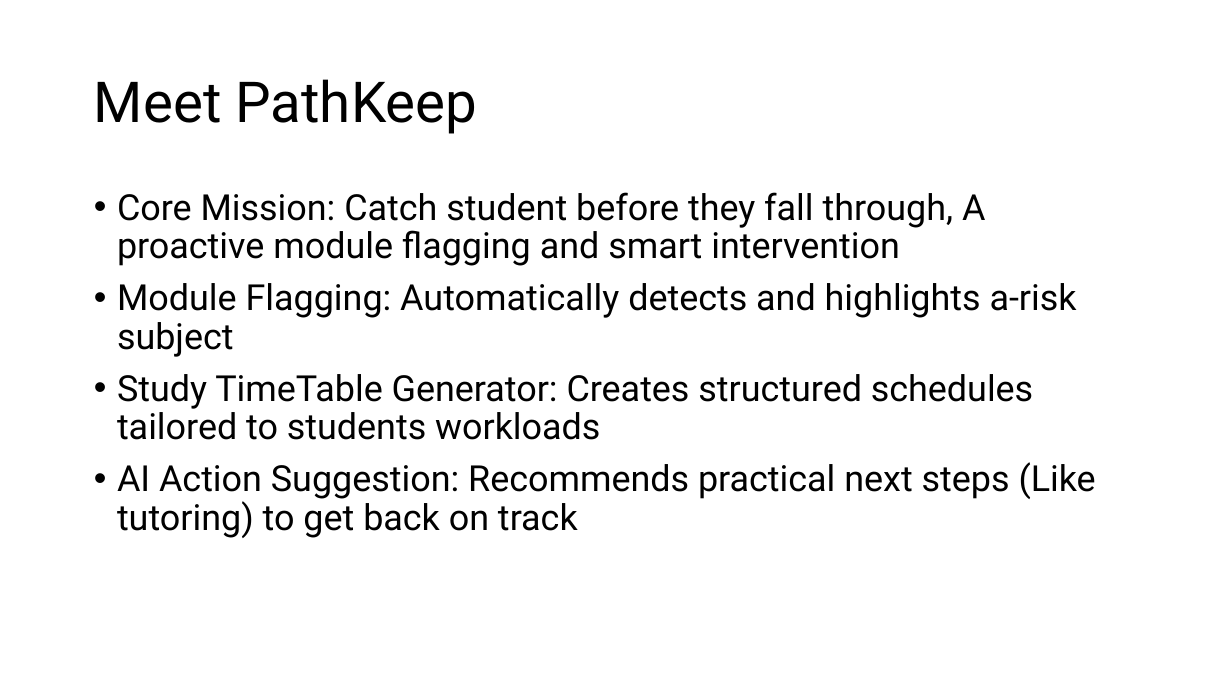
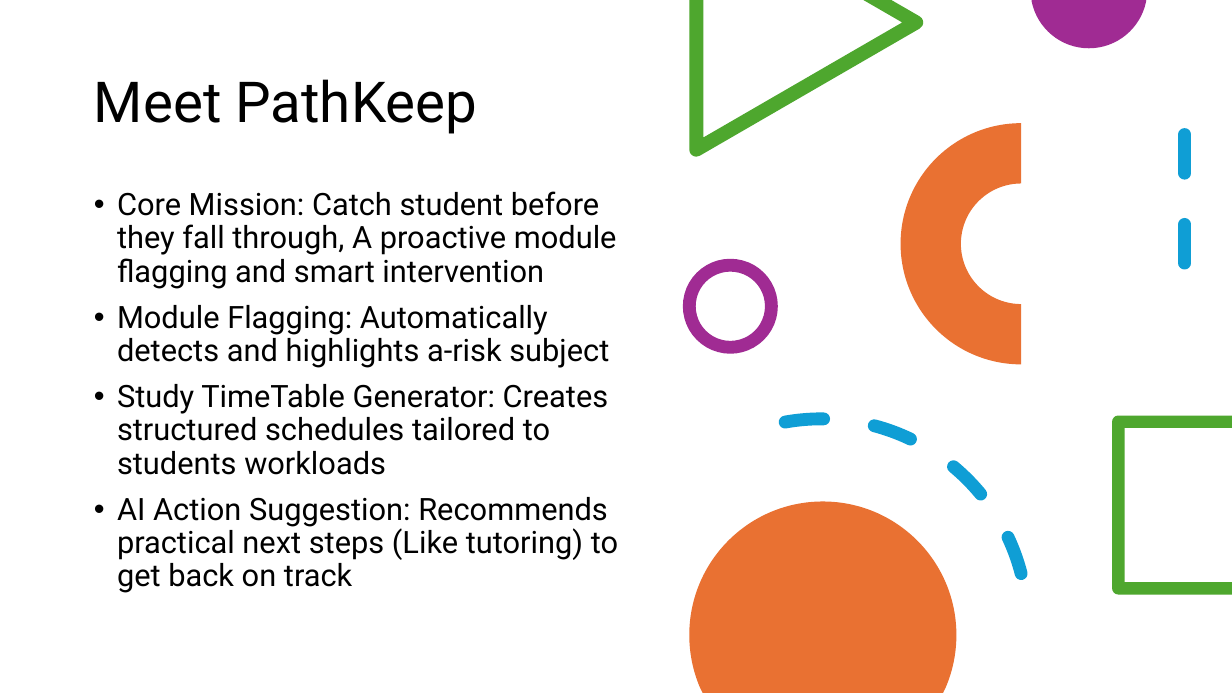
Before and after one commit to Ben-Butcher/PathKeep, a slide deck: slide 4 of Docs/PathKeep.pptx. Drawn at 1232x693 pixels with LibreOffice and Linux fonts; fonts in the diff are those of the drawing. Boxes give left, top, right and bottom in pixels: in the first picture for what was removed or moved away, otherwise in the second. Text is boxed around its words. In the diff, an @@ line names an element or a change of style, - is before the commit and + after.

```diff
--- a/Docs/PathKeep.pptx
+++ b/Docs/PathKeep.pptx
@@ freeform shape added at (689, 0, 923, 157), fill #4EA72E @@
@@ freeform shape added at (1031, 0, 1146, 48), fill #A02B93 @@
@@ arch (boxed as its full ring) added at (901, 123, 1142, 364), fill #E97132 @@
@@ line added from (1185, 135) to (1185, 296), #0F9ED5 10 pt dashed @@
@@ text "Core Mission: Catch student before ..." at (117, 191, 618, 593): size 28 to 24 pt @@
@@ ellipse added at (689, 265, 772, 348), outline #A02B93 10 pt @@
@@ arc (boxed as its full ellipse) added at (583, 386, 1062, 693), outline #0F9ED5 10 pt dashed @@
@@ freeform shape added at (1113, 416, 1232, 595), fill #4EA72E @@
@@ freeform shape added at (689, 502, 957, 693), fill #E97132 @@
```
Also in this commit, not shown: 4 other slides changed, 14 other files.
